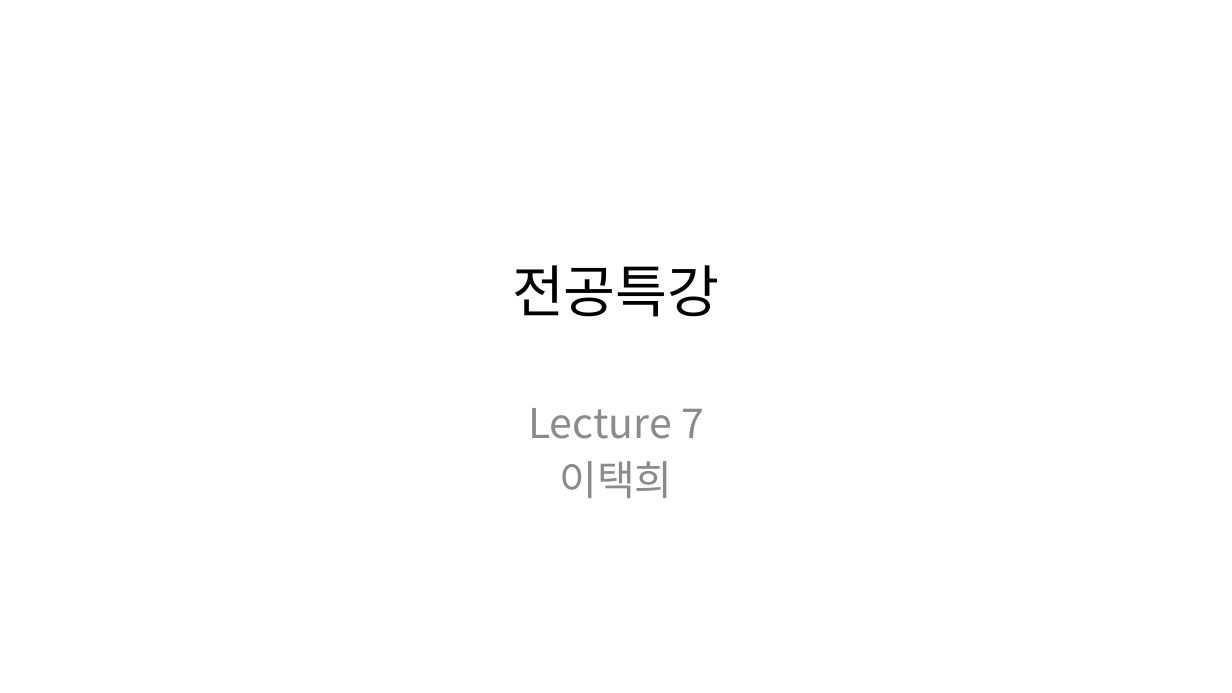
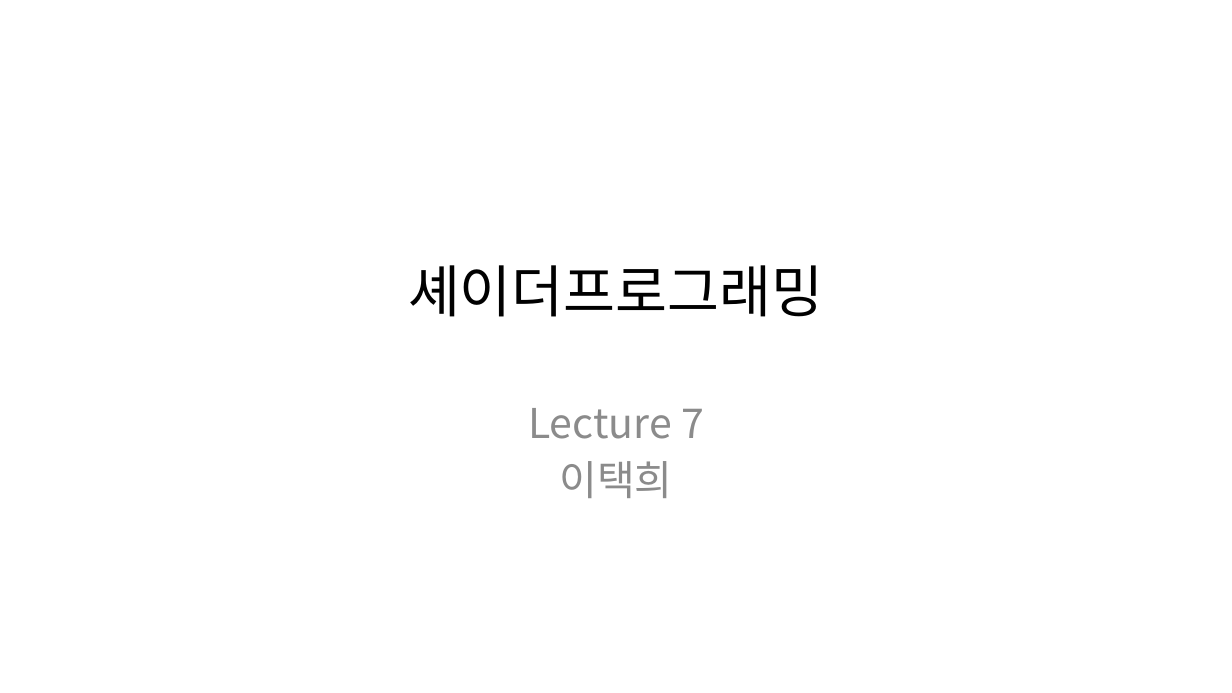
Before and after one commit to tailer2000/Shader, a slide deck: slide 1 of 강의/Lecture7.pptx. Drawn at 1232x693 pixels with LibreOffice and Linux fonts; fonts in the diff are those of the drawing. Boxes give left, top, right and bottom in pixels: in the first picture for what was removed or moved away, otherwise in the second. Text is boxed around its words. In the diff, an @@ line names an element or a change of style, - is before the commit and + after.

```diff
--- a/강의/Lecture7.pptx
+++ b/강의/Lecture7.pptx
@@ title at [408, 265, 824, 317]: text changed @@
-전공특강
+셰이더프로그래밍
```
Also in this commit, not shown: 6 other files.
